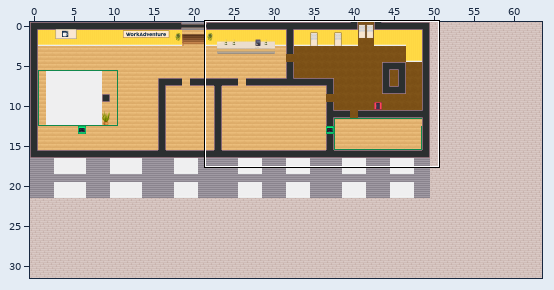
One commit to this Tiled map (JSON): conference.tmj. Above, an overview of the earlier version with the close-up marked.
Close-up. Earlier state:
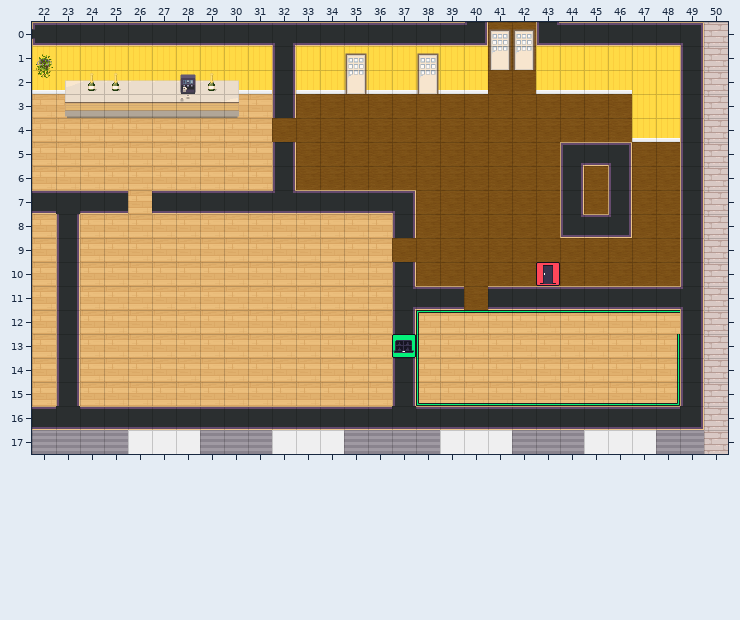
Cells are 32x32 px. Shown: x 22..50, y 0..17. The commit also changed other parts of the map, which this record leaves out.
The same view after the edit:
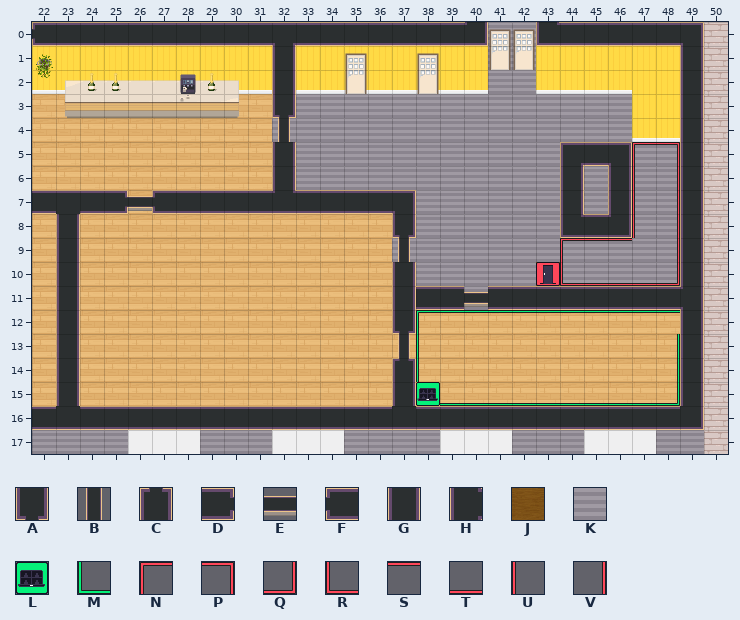
Key: from "WA_Room_Builder": A 11, B 36, C 61, D 63, E 64, F 65, G 102, H 108, J 377, K 383; from "WA_User_Interface": L 21, M 164, N 239, P 240, Q 241, R 242, S 243, T 244, U 245, V 246.
_ is an empty cell.
The exact change:
Layer "floor/floor1":
y 0..2: x 41..42 JJ -> KK
y 3: x 33..46 JJJJJJJJJJJJJJ -> KKKKKKKKKKKKKK
y 4: x 32..46 JJJJJJJJJJJJJJJ -> KKKKKKKKKKKKKKK
y 5: x 33..43 JJJJJJJJJJJ -> KKKKKKKKKKK; x 47..48 JJ -> KK
y 6: x 33..43 JJJJJJJJJJJ -> KKKKKKKKKKK; x 45 J -> K; x 47..48 JJ -> KK
y 7: x 38..43 JJJJJJ -> KKKKKK; x 45 J -> K; x 47..48 JJ -> KK
y 8: x 38..43 JJJJJJ -> KKKKKK; x 47..48 JJ -> KK
y 9: x 37..48 JJJJJJJJJJJJ -> KKKKKKKKKKKK
y 10: x 38..42 JJJJJ -> KKKKK; x 44..48 JJJJJ -> KKKKK
y 11: x 40 J -> K
Layer "walls/walls1":
y 11: x 37 H -> G
Layer "above/above2":
y 3: x 32 _ -> A
y 4: x 32 _ -> B
y 5: x 47..48 __ -> NP
y 6: x 47..48 __ -> UV
y 7: x 25..27 ___ -> DEF; x 47..48 __ -> UV
y 8: x 37 _ -> A; x 47..48 __ -> UV
y 9: x 37 _ -> B; x 44..46 ___ -> NSS; x 48 _ -> V
y 10: x 44..48 _____ -> RTTTQ
y 11: x 40 _ -> E
y 12: x 37 _ -> A
y 13: x 37 L -> B
y 14: x 37 _ -> C
y 15: x 38 M -> L
Changed places in both close-ups, as pixel boxes (x1, y1, x2, y2):
changed: (272, 22, 680, 406)
added: (125, 191, 155, 213)
